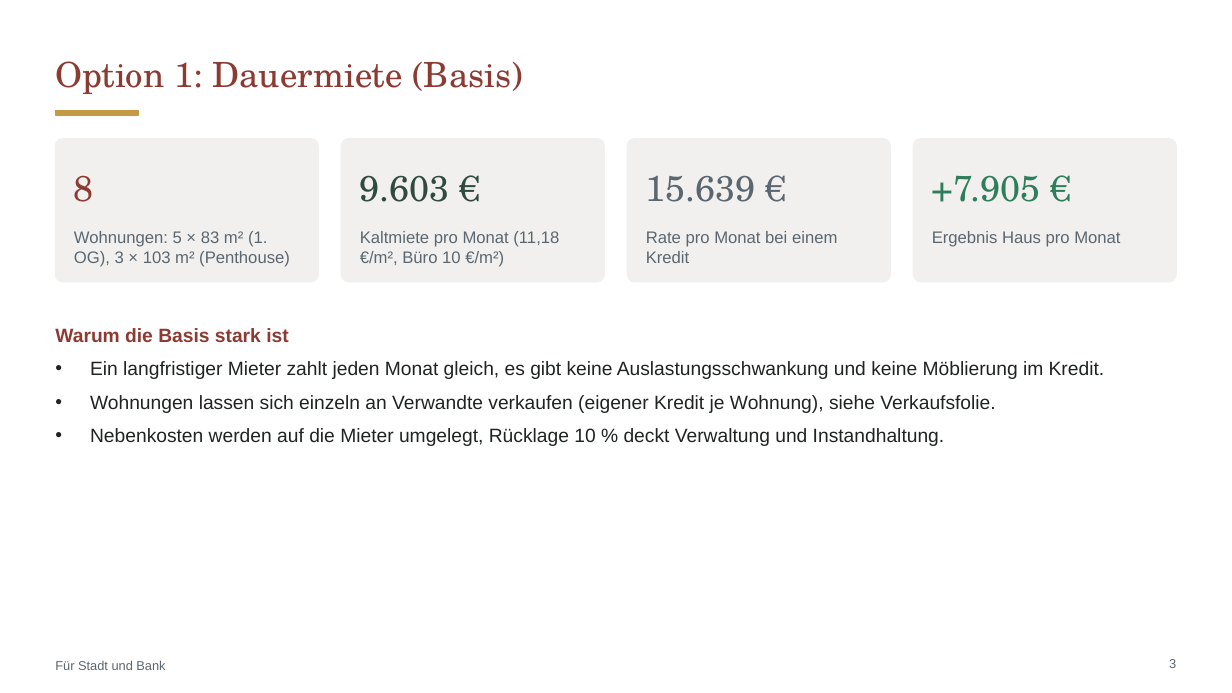
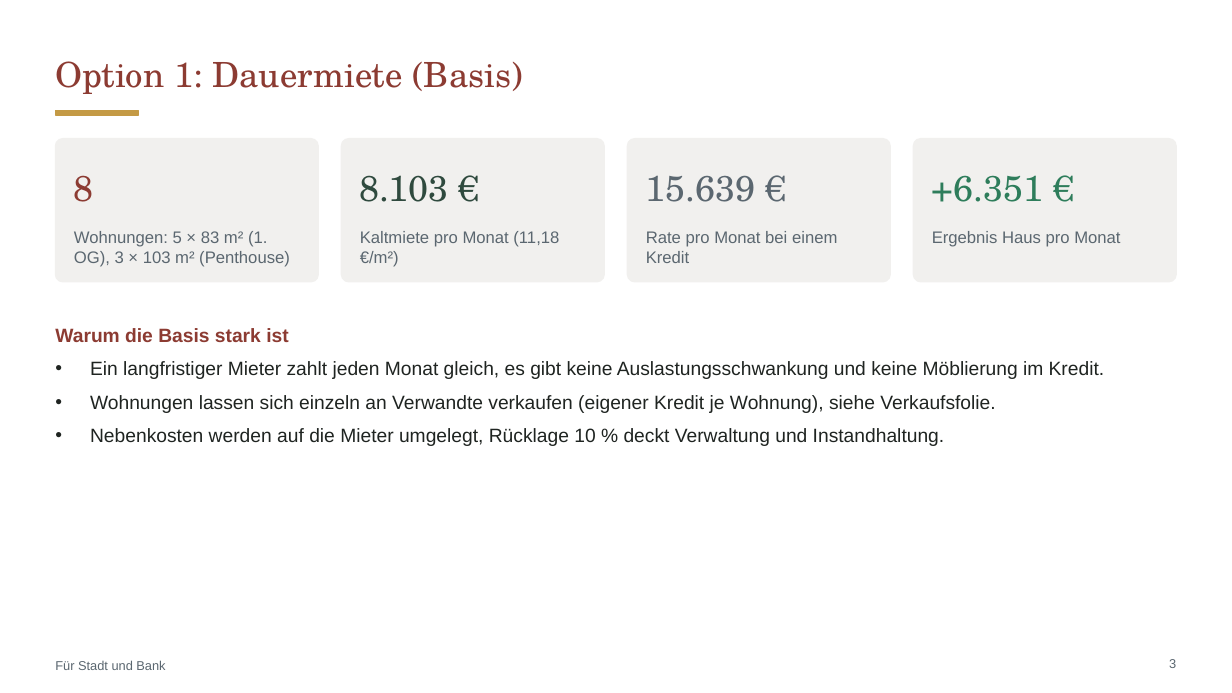
Before and after one commit to CartoonUsername/bau-projekt, a slide deck: slide 3 of praesentation/Neue-Mitte-Werlte_Baufeld3_Optionen-Dauermiete-Airbnb-Hotel.pptx. Drawn at 1232x693 pixels with LibreOffice and Linux fonts; fonts in the diff are those of the drawing. Boxes give left, top, right and bottom in pixels: in the first picture for what was removed or moved away, otherwise in the second. Text is boxed around its words. In the diff, an @@ line names an element or a change of style, - is before the commit and + after.

```diff
--- a/praesentation/Neue-Mitte-Werlte_Baufeld3_Optionen-Dauermiete-Airbnb-Hotel.pptx
+++ b/praesentation/Neue-Mitte-Werlte_Baufeld3_Optionen-Dauermiete-Airbnb-Hotel.pptx
@@ text at [360,175,448,202]: text changed @@
-9.603 €
+8.103 €
@@ text at [932,175,1044,202]: text changed @@
-+7.905 €
++6.351 €
@@ text at [360,231,559,267]: text changed @@
-Kaltmiete pro Monat (11,18 €/m², Büro 10 €/m²)
+Kaltmiete pro Monat (11,18 €/m²)
```
Also in this commit, not shown: 7 other slides changed, 26 other files.
